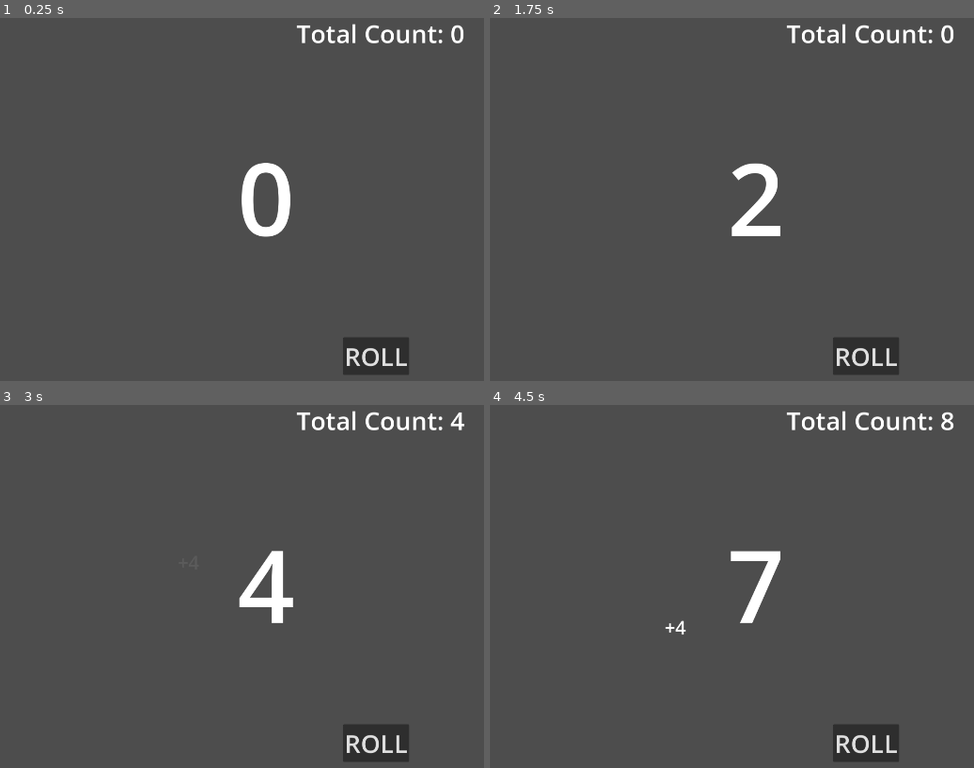
Above: before the commit, frames 1-4 (two rows, left to right).
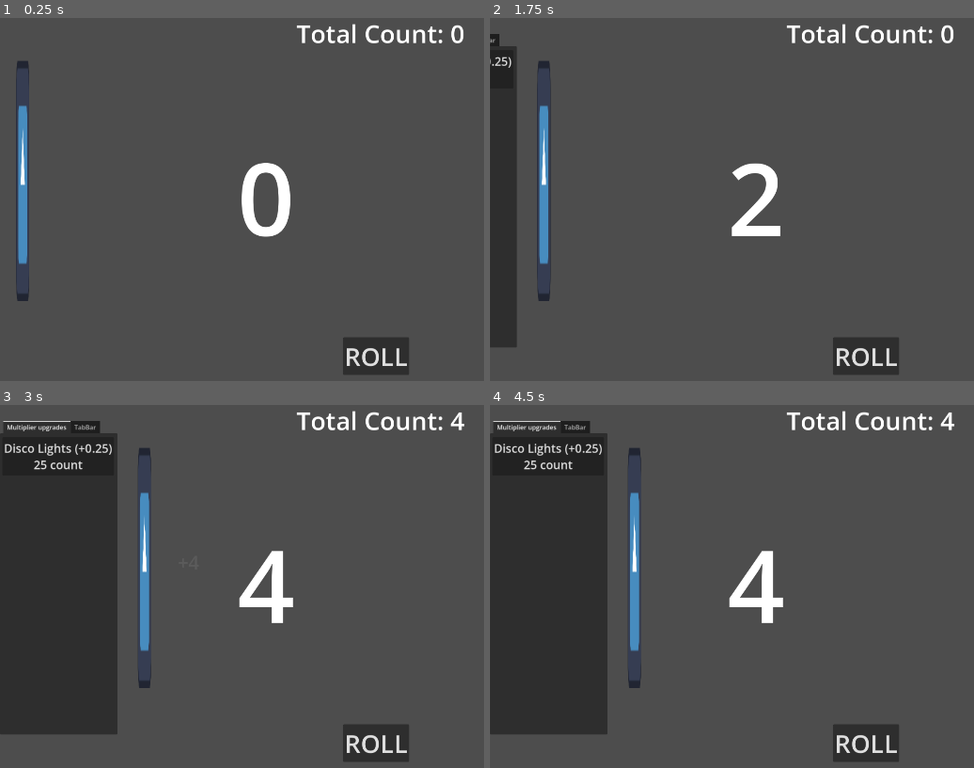
Above: after the commit, the same moments.

Repository: HelloIsReal/Number-Addict
Game: Godot game, scene res://scenes/main.tscn
Two runs of this game, one before a commit and one after it. Both use one fixed random seed, a clock stepped at 60 frames per second and the inputs below. The engine's default icon, where the game draws it, is replaced by a stand-in: a white triangle on a blue panel in a dark square.
Inputs (mouse positions are in pixels of both pictures, inside the frame that each line leads up to):
- Up to frame 1 (0.25 s): no input
- Up to frame 2 (1.75 s): click "ROLL" at 0.5 s; click (514, 181) at 1.27 s
- Up to frame 3 (3 s): click (38, 455) at 2 s, where only the run after the commit has a clickable "Disco Lights (+0.25) 25 count"; tap Enter at 2.75 s; move the mouse to (outside the picture) at 2.77 s; hold Right from 2.78 s (still down); tap Alt at 2.85 s; click (outside the picture) at 2.92 s
- Up to frame 4 (4.5 s): move the mouse to (717, 622) at 3.52 s; release Right at 3.53 s; hold Down 3.53-4.28 s; tap Shift at 3.6 s; click (717, 622) at 3.67 s; move the mouse to (940, 510) at 4.27 s; hold Right from 4.28 s (still down); tap Alt at 4.35 s; click (940, 510) at 4.42 s

The runs differ from the first frame. In frame 1, 1.2% of the frame differs, in the area x 3-7%, y 11-78%; in frame 2, 5.7%; in frame 3, 22%; in frame 4, 23%, in the area x 0-96%, y 1-91%.

Commit message:
Started work on shop system

Diff:
--- a/global.gd
+++ b/global.gd
@@ -3,3 +3,4 @@
 signal rollNumbers()
 signal countAdded(num)
 var totalCount=0
+var currentMult=0
--- a/scenes/main.gd
+++ b/scenes/main.gd
@@ -1,6 +1,7 @@
 extends Node2D
 
 var currentTotal=0
+var current
 func _ready():
 	Global.countAdded.connect(updateTotal)
 
@@ -12,3 +13,6 @@
 func updateTotal(num):
 	currentTotal+=num
 	$totalCount.text = "Total Count: %d" % currentTotal
+
+func updateMult():
+	$totalMult.text = "Current multiplier: %dx" % Global.currentMult
--- a/scenes/main.tscn
+++ b/scenes/main.tscn
@@ -2,6 +2,7 @@
 
 [ext_resource type="Script" uid="uid://cpfdo8fi0xf3x" path="res://scenes/main.gd" id="1_0wfyh"]
 [ext_resource type="PackedScene" uid="uid://b75bcblikkj5o" path="res://scenes/number_roller.tscn" id="1_o5qli"]
+[ext_resource type="PackedScene" uid="uid://ckow3c6glwaaw" path="res://scenes/shop_system.tscn" id="3_sugp2"]
 
 [node name="main" type="Node2D" unique_id=219049157]
 script = ExtResource("1_0wfyh")
@@ -25,4 +26,13 @@
 theme_override_font_sizes/font_size = 64
 text = "Total Count: 0"
 
+[node name="totalMult" type="Label" parent="." unique_id=1151724975]
+offset_left = 757.0
+offset_top = 31.0
+offset_right = 1186.0
+offset_bottom = 119.0
+theme_override_font_sizes/font_size = 64
+
+[node name="shopSystem" parent="." unique_id=868133078 instance=ExtResource("3_sugp2")]
+
 [connection signal="button_up" from="Button" to="." method="_on_button_button_up"]
--- /dev/null
+++ b/scenes/shop_system.gd
@@ -0,0 +1,30 @@
+extends Node2D
+
+var discoLights=0
+var discoBall=0
+var shopOpen=false
+
+func _physics_process(delta):
+	$"TabContainer/Multiplier upgrades/discoLights".text = "Disco Lights (+0.25)\n%d count" % (25*(discoLights+1))
+
+
+func updateMult():
+	Global.currentMult = discoLights*0.25 + discoBall*2
+
+func _on_show_show_arrow_button_button_up():
+	if !shopOpen:
+		shopOpen=true
+		var tween = get_tree().create_tween()
+		tween.tween_property($".", "position", Vector2(0,0),1.0).set_trans(Tween.TRANS_CUBIC)
+		print("entered!")
+	elif shopOpen:
+		shopOpen=false
+		var tween = get_tree().create_tween()
+		tween.tween_property($".", "position", Vector2(-310,0),1.0).set_trans(Tween.TRANS_CUBIC)
+		print("exited!")
+
+
+func _on_disco_lights_button_up():
+	if Global.totalCount >= (25*(discoLights+1)):
+		Global.totalCount -= (25*(discoLights+1))
+		discoLights+=1
--- /dev/null
+++ b/scenes/shop_system.tscn
@@ -0,0 +1,53 @@
+[gd_scene format=3 uid="uid://ckow3c6glwaaw"]
+
+[ext_resource type="Script" uid="uid://il5ff53d55eq" path="res://scenes/shop_system.gd" id="1_o2aec"]
+[ext_resource type="Texture2D" uid="uid://yoji3krrwugo" path="res://icon.svg" id="2_eiu10"]
+
+[node name="shopSystem" type="Node2D" unique_id=868133078]
+position = Vector2(-311, 0)
+script = ExtResource("1_o2aec")
+
+[node name="TabContainer" type="TabContainer" parent="." unique_id=178943205]
+offset_top = 77.0
+offset_right = 300.0
+offset_bottom = 877.0
+current_tab = 0
+
+[node name="Multiplier upgrades" type="TabBar" parent="TabContainer" unique_id=74014885]
+layout_mode = 2
+mouse_filter = 1
+metadata/_tab_index = 0
+
+[node name="discoLights" type="Button" parent="TabContainer/Multiplier upgrades" unique_id=815950361]
+layout_mode = 0
+offset_left = 6.0
+offset_top = 10.0
+offset_right = 282.0
+offset_bottom = 108.0
+mouse_filter = 1
+theme_override_font_sizes/font_size = 30
+text = "disco light (+0.25)
+25 count"
+
+[node name="TabBar" type="TabBar" parent="TabContainer" unique_id=2086909082]
+visible = false
+layout_mode = 2
+mouse_filter = 1
+metadata/_tab_index = 1
+
+[node name="showShopArrow" type="Sprite2D" parent="." unique_id=293898629]
+position = Vector2(369, 452)
+scale = Vector2(0.265625, 4.7890625)
+texture = ExtResource("2_eiu10")
+
+[node name="showShowArrowButton" type="Button" parent="showShopArrow" unique_id=670228370]
+offset_left = -105.41177
+offset_top = -67.23654
+offset_right = -77.866516
+offset_bottom = 67.44536
+scale = Vector2(7.927061, 1)
+flat = true
+
+[connection signal="button_up" from="TabContainer/Multiplier upgrades/discoLights" to="." method="_on_disco_lights_button_up"]
+[connection signal="button_up" from="TabContainer/Multiplier upgrades/discoLights" to="." method="_on_button_button_up"]
+[connection signal="button_up" from="showShopArrow/showShowArrowButton" to="." method="_on_show_show_arrow_button_button_up"]
Not shown, added: scenes/shop_system.gd.uid
